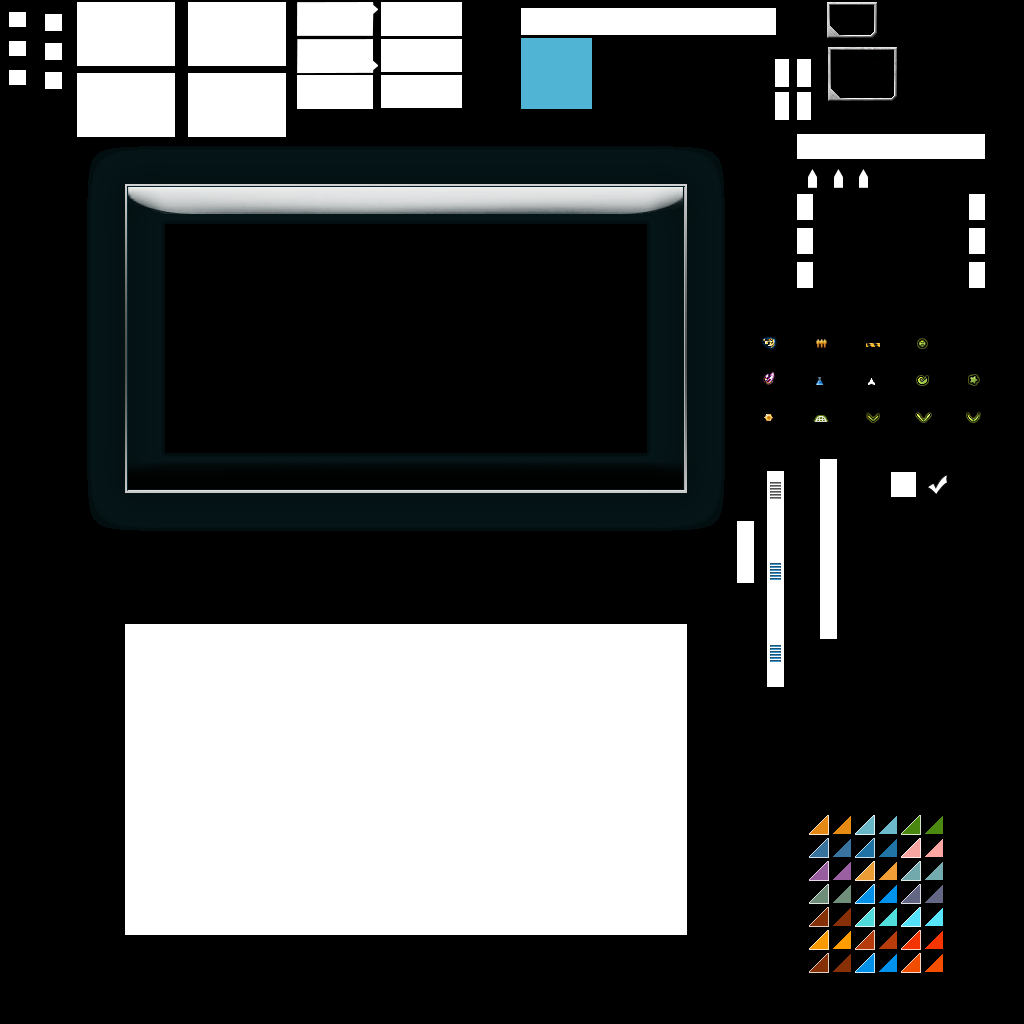
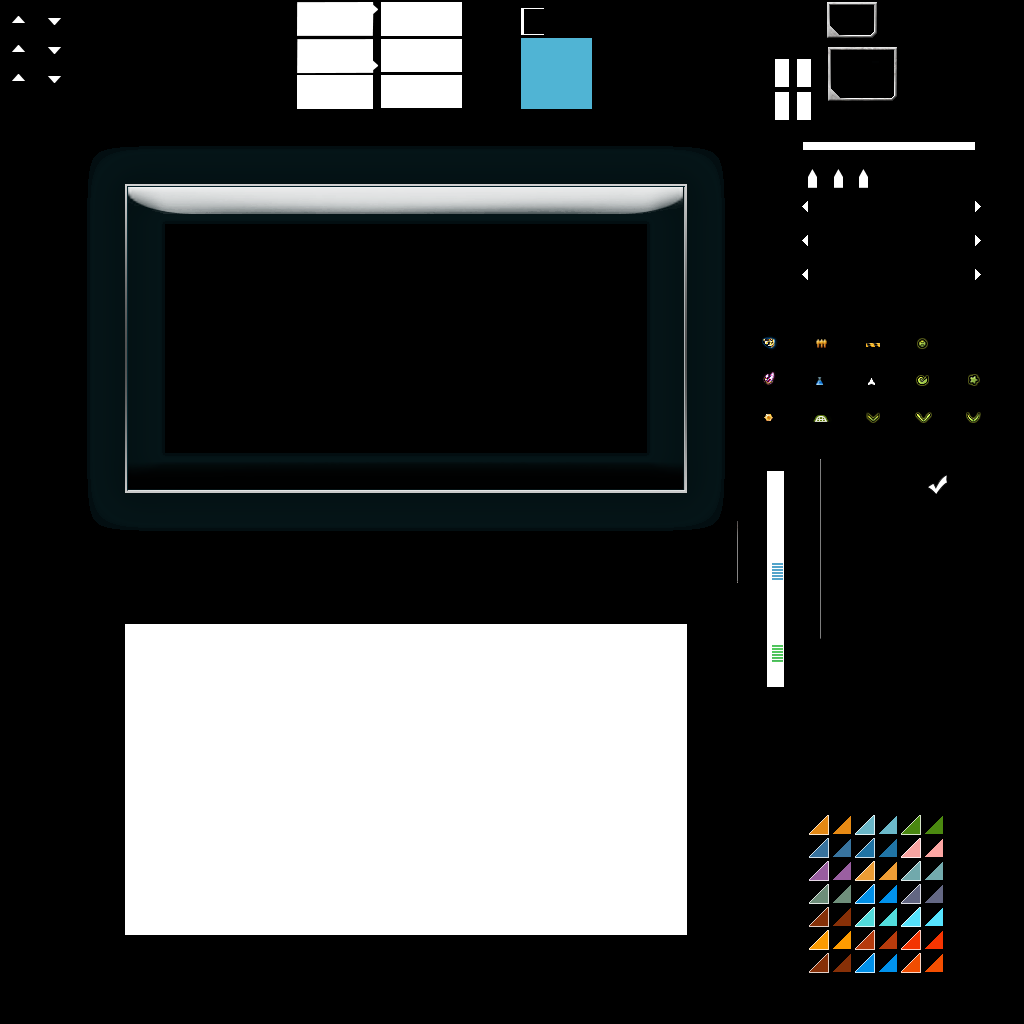
The second 1024 x 1024 image is a revision of the first. Changes to its layers:
added group "Arrow Right Unselected" with 2 layers in group "Slider" over [969, 194, 985, 220]
renamed "Layer 10 copy 4" to "Background", hid it, moved it into group "Arrow Right Unselected" over [969, 194, 985, 220]
added group "Arrow Right Hover" with 2 layers in group "Slider" over [969, 228, 985, 254]
renamed "Layer 10 copy 3" to "Background", hid it, moved it into group "Arrow Right Hover" over [969, 228, 985, 254]
added group "Arrow Right Selected" with 2 layers in group "Slider" over [969, 262, 985, 288]
renamed "Layer 10 copy 2" to "Background", hid it, moved it into group "Arrow Right Selected" over [969, 262, 985, 288]
added group "Arrow Left Unselected" with 2 layers in group "Slider" over [797, 194, 813, 220]
renamed "Layer 9" to "Background", hid it, moved it into group "Arrow Left Unselected" over [797, 194, 813, 220]
added group "Arrow Left Hover" with 2 layers in group "Slider" over [797, 228, 813, 254]
renamed "Layer 10" to "Background", hid it, moved it into group "Arrow Left Hover" over [797, 228, 813, 254]
added group "Arrow Left Selected" with 2 layers in group "Slider" over [797, 262, 813, 288]
hid "Layer 6" over [802, 138, 981, 155]
hid "Layer 5" over [797, 134, 985, 159]
painted on "False" over [891, 472, 916, 497]
hid "Bar", moved it above "Notches", painted on it over [820, 459, 837, 639]
painted on "Notches" over [770, 482, 783, 662]
hid "Caps", painted on it over [737, 521, 754, 583]
painted on "Backdrop 4" over [77, 73, 175, 137]
painted on "Backdrop 3" over [188, 73, 286, 137]
painted on "Backdrop 2" over [188, 2, 286, 66]
painted on "Backdrop 1" over [77, 2, 175, 66]
painted on "Underline" over [524, 8, 776, 35]
painted on "Background" (13th of 14, in "List Window" › "List Item") over [524, 8, 776, 35]
painted on "Background" (14th of 14) over [738, 459, 837, 639]
…and 37 more changes (18 added, 6 painted, 12 removed, 7 renamed, 7 stack, 7 visibility)
